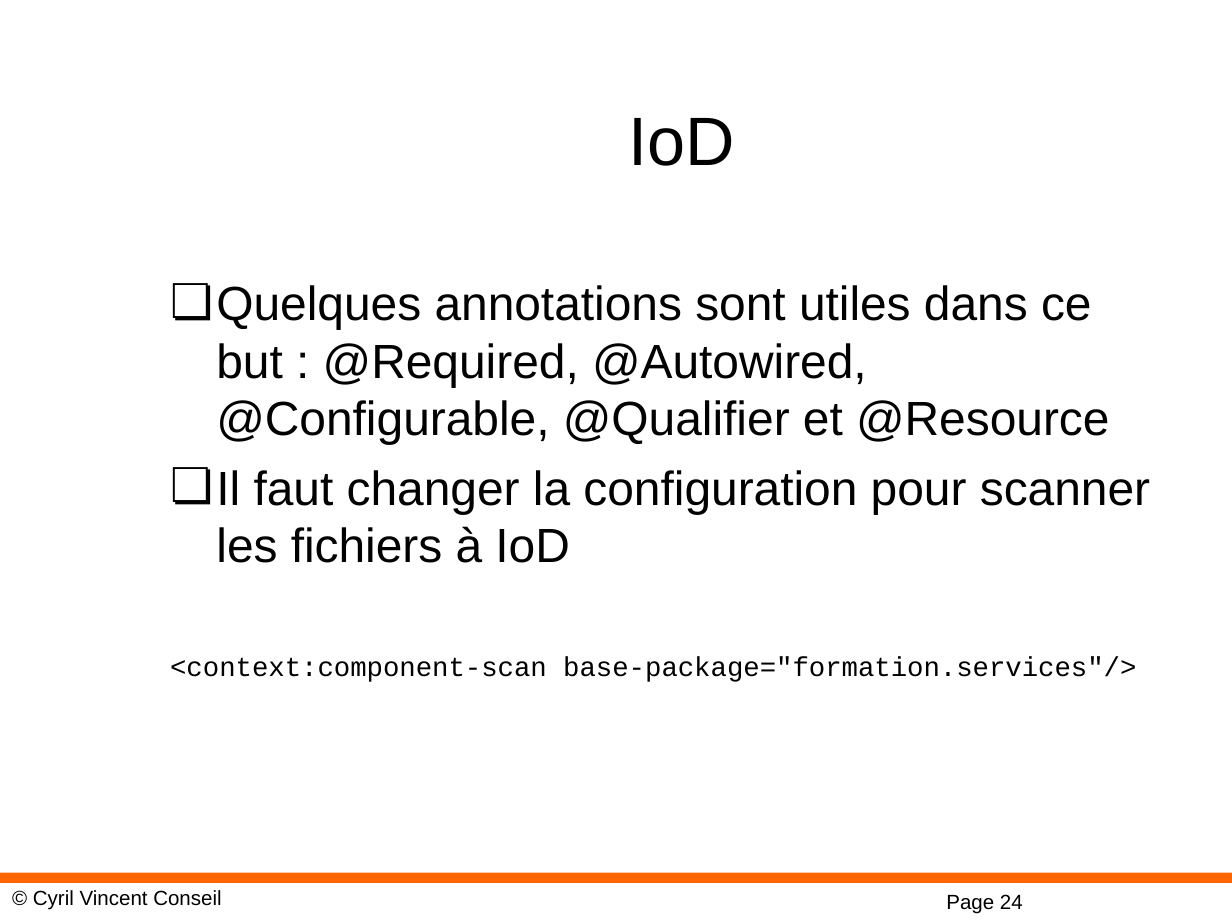
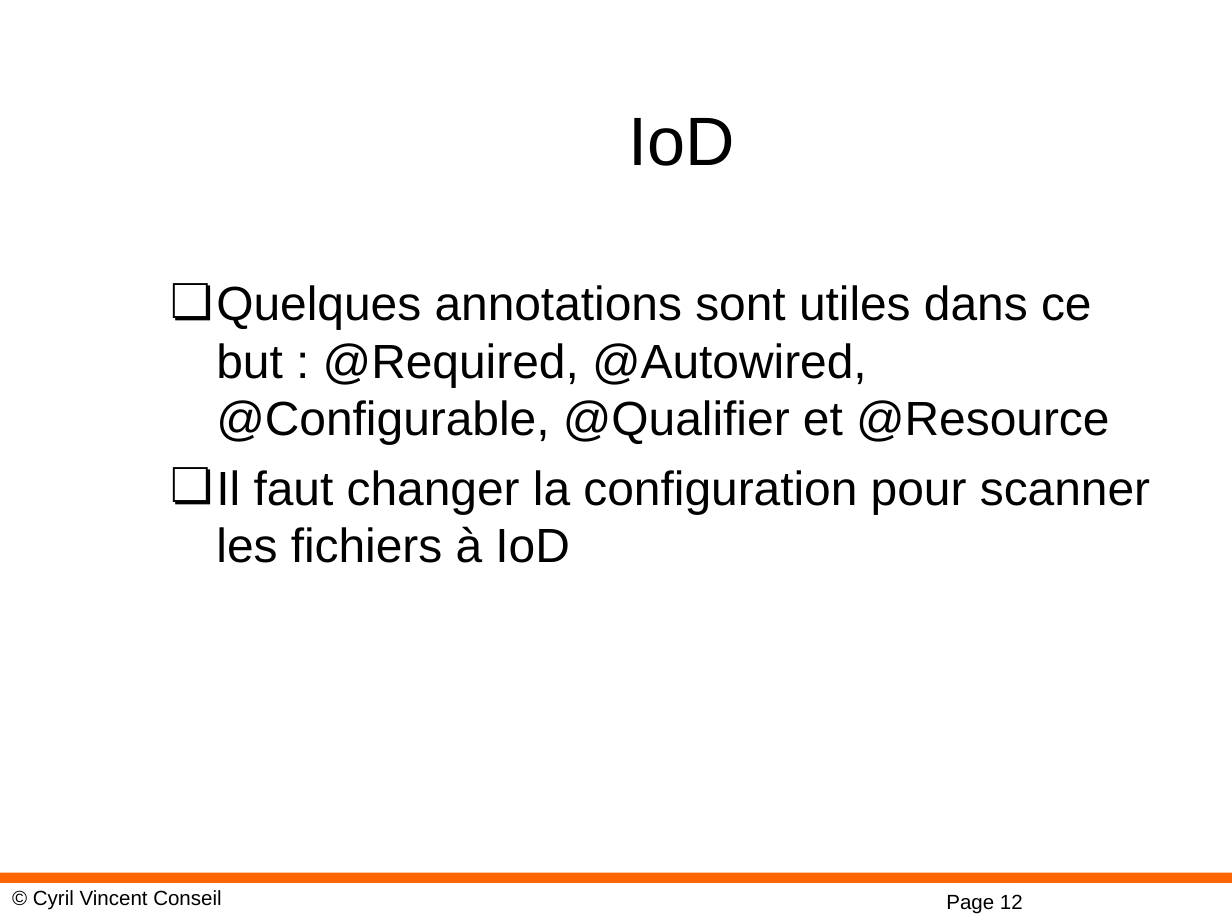
Before and after one commit to cyrilvincent/spring, a slide deck: slide 12 of ppt/04-IoC.ppt (slide 24 before the commit). Drawn at 1232x924 pixels with LibreOffice and Linux fonts; fonts in the diff are those of the drawing; background and template pictures are left out. Boxes give left, top, right and bottom in pixels: in the first picture for what was removed or moved away, otherwise in the second. Text is boxed around its words. In the diff, an @@ line names an element or a change of style, - is before the commit and + after.

```diff
--- a/ppt/04-IoC.ppt
+++ b/ppt/04-IoC.ppt
@@ text at box(170, 656, 1136, 682): paragraph removed @@
-<context:component-scan base-package="formation.services"/>
@@ page number at box(946, 894, 1023, 914): text changed @@
-Page 24
+Page 12
```
Also in this commit, not shown: 1 other slide changed, 13 slides removed, 14 other files.
